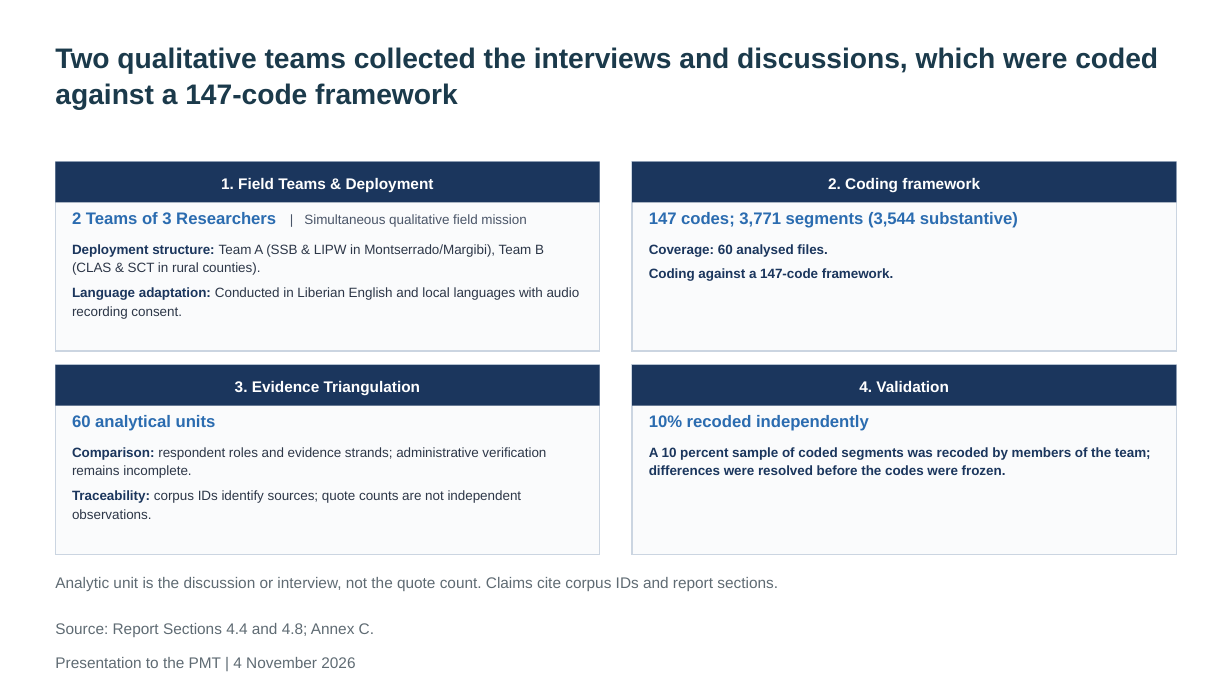
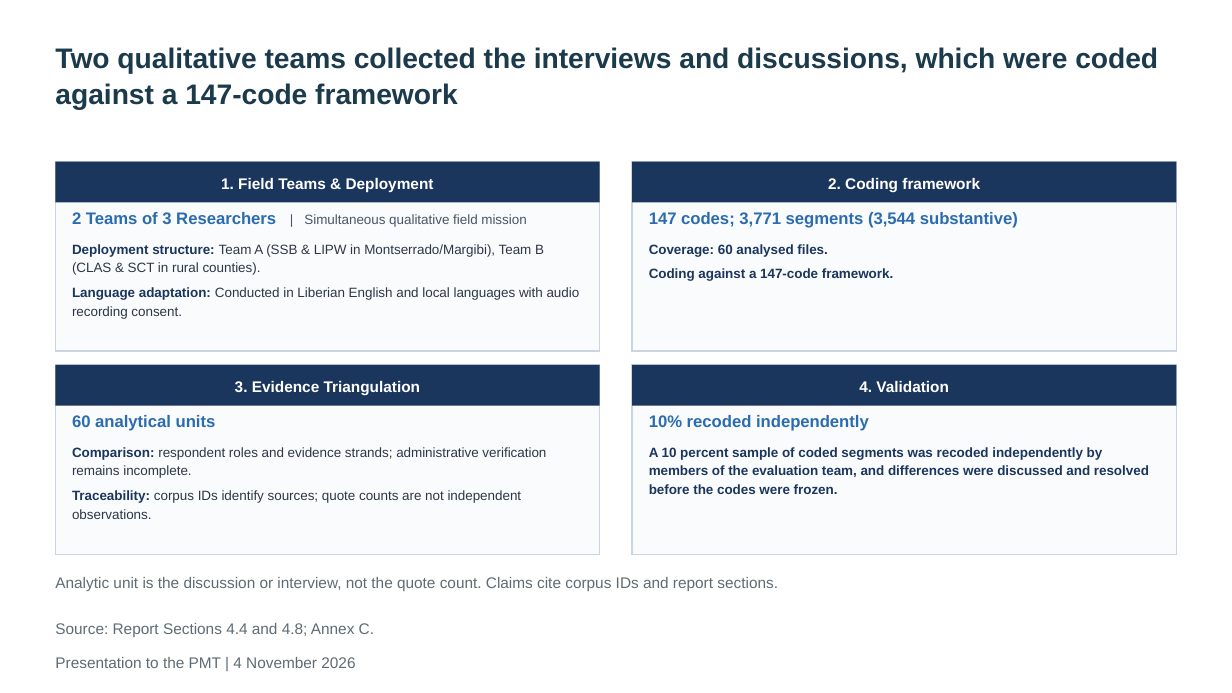
Before and after one commit to kokouekpinda/kokouekpinda, a slide deck: slide 21 of deliverables/REALISE_PMT_Presentation_v5.pptx. Drawn at 1232x693 pixels with LibreOffice and Linux fonts; fonts in the diff are those of the drawing. Boxes give left, top, right and bottom in pixels: in the first picture for what was removed or moved away, otherwise in the second. Text is boxed around its words. In the diff, an @@ line names an element or a change of style, - is before the commit and + after.

```diff
--- a/deliverables/REALISE_PMT_Presentation_v5.pptx
+++ b/deliverables/REALISE_PMT_Presentation_v5.pptx
@@ text at (649, 447, 1149, 494): text changed @@
-A 10 percent sample of coded segments was recoded by members of the team; differences were resolved before the codes were frozen.
+A 10 percent sample of coded segments was recoded independently by members of the evaluation team, and differences were discussed and resolved before the codes were frozen.
```
Also in this commit, not shown: 7 other slides changed.
